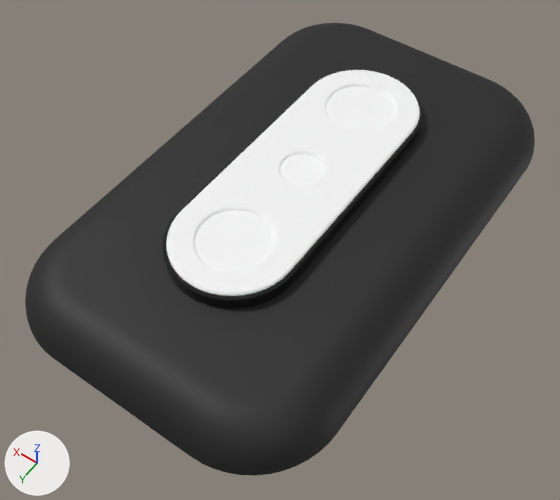
Renders of the glTF model Backend/server/public/MotileParts/Models/back/modules/camera/camera-small-2.glb from each side of a commit.
Before and after are seen from a camera (50 mm lens) standing at (-0.0201, 0.0307, 0.0424) and looking at (-0.0007, 0.0035, -0.0003). The lights are fixed; the arrows at lower left show +X, +Y and +Z. Where no turn or scale is listed for an object, it has been applied to the vertices. Vertices at the same position are counted once.

In view in the first picture: 'black high gloss plastic', 'black_clonedChild', 'color'.
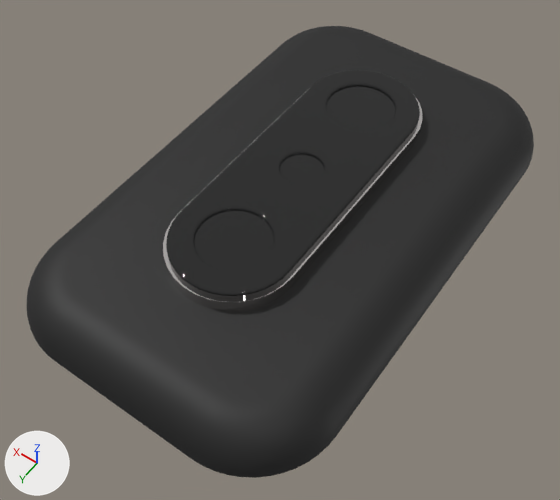
Where the newer file only moved an object's origin or applied its transform, the numbers keep the older frame.

Diff of the bpy script that builds the scene:
```diff
--- a/Backend/server/public/MotileParts/Models/back/modules/camera/camera-small-2.glb.py
+++ b/Backend/server/public/MotileParts/Models/back/modules/camera/camera-small-2.glb.py
@@ mat_silver_polished @@
+mat_silver_polished = principled_material('Silver Polished')
+mat_silver_polished.base_color = (0.767, 0.737, 0.723)  # light grey #e3dfdd
+mat_silver_polished.metallic = 1.0
+mat_silver_polished.roughness = 0.0102
@@ mat_ultra_gloss @@
+mat_ultra_gloss = principled_material('Ultra Gloss')
+mat_ultra_gloss.base_color = (0.0118, 0.0118, 0.0118)  # black #1c1c1c
+mat_ultra_gloss.roughness = 0.0134
@@ me_mesh_1_001 @@
 # used by ob_black_high_gloss_plastic; location = (0.023, -0.057, 0.0003)
-me_mesh_1_001.from_pydata(...)  # 376 vertices, 690 faces; spans x -0.0275..-0.0185, y 0.045..0.069, z 0.003..0.004
-me_mesh_1_001.materials.append(mat_black_high_gloss_plastic_001)  # black #232323
+me_mesh_1_001.from_pydata(...)  # 94 vertices, 126 faces; spans x -0.0045..0.0045, y -0.012..0.012, z 0.003..0.004
+# me_mesh_1_001 part 6: 376 vertices removed from x -0.0275..-0.0185, y 0.045..0.069, z 0.003..0.004
+# me_mesh_1_001 part 7: 94 vertices added at x -0.0045..0.0045, y -0.012..0.012, z 0.003..0.004
+me_mesh_1_001.materials.append(mat_silver_polished)  # light grey #e3dfdd
@@ me_mesh_3_001 @@
 # used by ob_black_clonedchild; location = (0.023, -0.057, 0.0)
-me_mesh_3_001.from_pydata(...)  # 1078 vertices, 1950 faces; spans x -0.0273..-0.0187, y 0.0452..0.0688, z 0.004..0.0045
+me_mesh_3_001.from_pydata(...)  # 967 vertices, 1888 faces; spans x -0.0272..-0.0188, y 0.0452..0.0688, z 0.004..0.0045
+# me_mesh_3_001 part 3: 11 vertices moved within x -0.0272..-0.0188, y 0.0652..0.0687, z 0.0044; 75 vertices removed from x -0.0273..-0.0187, y 0.0621..0.0687, z 0.0043..0.0045; 16 vertices added at x -0.0271..-0.019, y 0.0651..0.0688, z 0.0043..0.0045
+# me_mesh_3_001 part 4: 31 vertices removed from x -0.0255..-0.0205, y 0.0453..0.052, z 0.0043..0.0045; 3 vertices added at x -0.023, y 0.0452..0.0455, z 0.0043..0.0045
+# me_mesh_3_001 part 5: 1423 faces spanning x -0.0272..-0.0188, y 0.0452..0.0688, z 0.004..0.0045 switch from mat_black_clearcoat_001 (white #ffffff) to mat_ultra_gloss (black #1c1c1c)
@@ me_mesh_0_001 @@
 # used by ob_color; location = (0.023, -0.057, 0.0003)
-me_mesh_0_001.from_pydata(...)  # 584 vertices, 1118 faces; spans x -0.0345..-0.0115, y 0.038..0.076, z 0.0..0.003
+me_mesh_0_001.from_pydata(...)  # 584 vertices, 1118 faces; spans x -0.0115..0.0115, y -0.019..0.019, z 0.0..0.003
+# me_mesh_0_001 part 1: 584 vertices removed from x -0.0345..-0.0115, y 0.038..0.076, z 0.0..0.003
+# me_mesh_0_001 part 2: 584 vertices added at x -0.0115..0.0115, y -0.019..0.019, z 0.0..0.003
 me_mesh_0_001.materials.append(mat_soft_touch_black_001)
@@ ob_black_high_gloss_plastic @@
 ob_black_high_gloss_plastic = bpy.data.objects.new('black high gloss plastic', me_mesh_1_001)
-ob_black_high_gloss_plastic.location = (0.023, -0.057, 0.0003)
+ob_black_high_gloss_plastic.location = (0.0, 0.0, 0.0)
@@ ob_color @@
 ob_color = bpy.data.objects.new('color', me_mesh_0_001)
-ob_color.location = (0.023, -0.057, 0.0003)
+ob_color.location = (0.0, 0.0, 0.0)
```

Boxes (x1, y1, x2, y2) around the edits, measured in the pictures (560 x 500 px):
'color', reshaped, moved: before (25, 23, 535, 476); after (27, 26, 534, 478)
'black high gloss plastic', reshaped, moved: before (163, 70, 423, 309); after (163, 95, 422, 311)
part 1 of me_mesh_0_001, deleted (black): before (25, 23, 535, 476)
part 2 of me_mesh_0_001, added (black): after (27, 26, 534, 478)
part 3 of me_mesh_3_001, cut back: before (166, 90, 412, 296); after (166, 222, 290, 296)
part 4 of me_mesh_3_001, cut back: before (326, 75, 396, 111); after (374, 74, 397, 86)
part 5 of me_mesh_3_001, recoloured (white to black): (168, 70, 420, 296) in both
part 6 of me_mesh_1_001, deleted (black): before (163, 70, 423, 309)
part 7 of me_mesh_1_001, added: after (163, 95, 422, 311)
